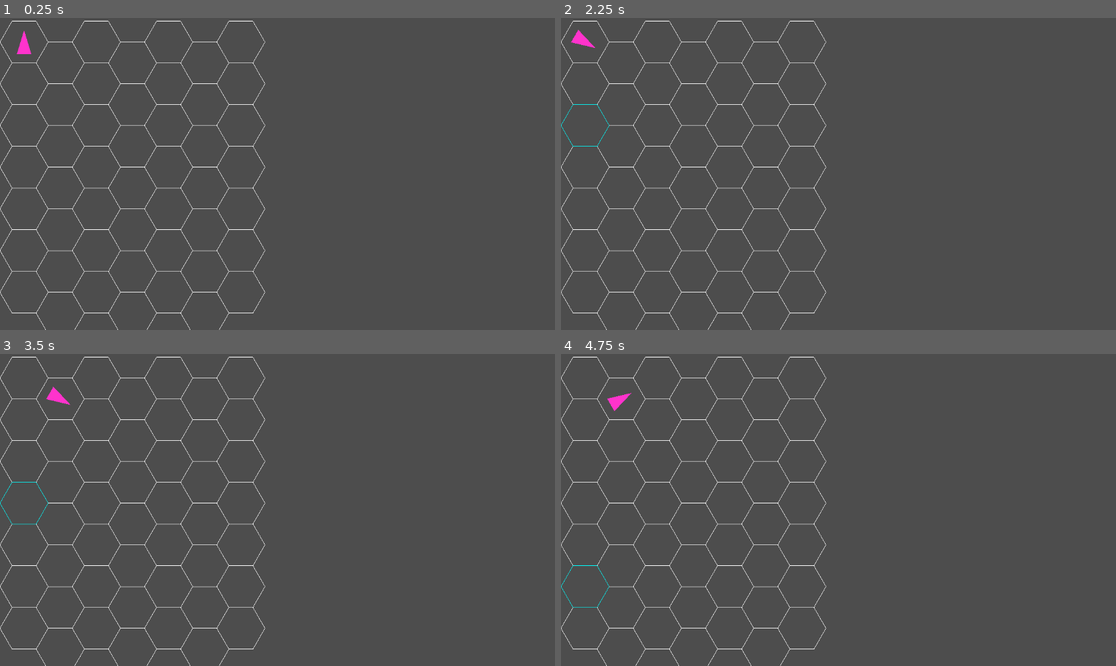
Above: before the commit, frames 1-4 (two rows, left to right).
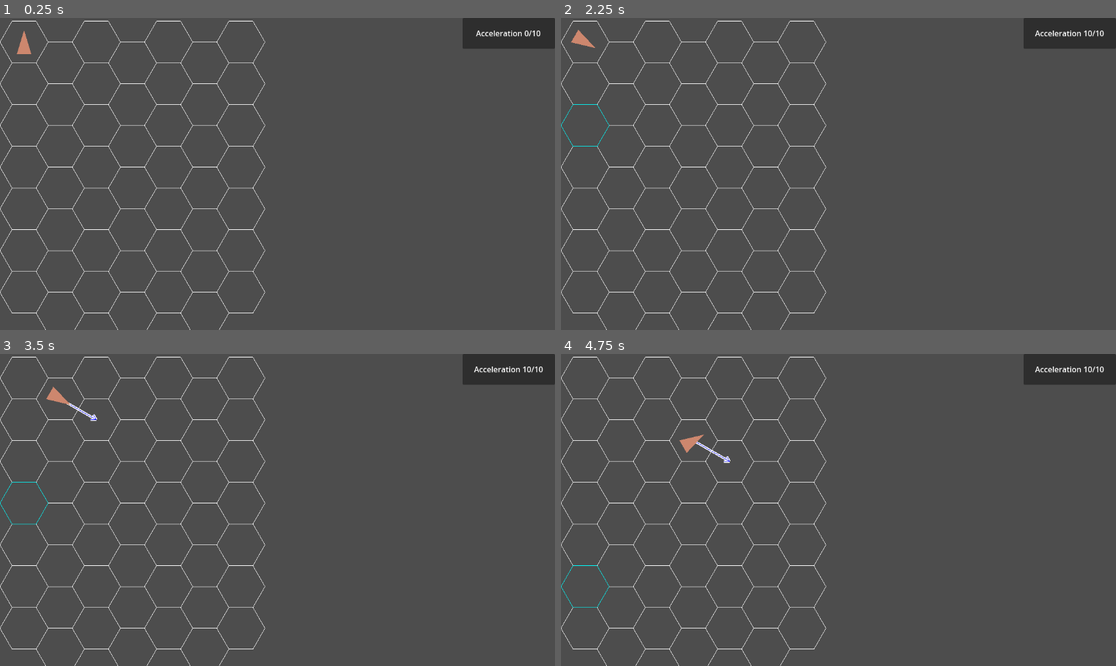
Above: after the commit, the same moments.

Repository: Idandot/Space-Arena
Game: Godot game, scene res://Scenes/Arena.tscn
The game is run twice, just before and just after one commit, with the same random seed, the same clock (stepped at 60 frames per second) and the same inputs.
Inputs (mouse positions are in pixels of both pictures, inside the frame that each line leads up to):
- Up to frame 1 (0.25 s): no input
- Up to frame 2 (2.25 s): tap Enter (end_movement) at 0.5, 1.35 s; move the mouse to (583, 42) at 0.52 s; hold Right (turn_right) 0.53-1.28 s; hold Enter (end_movement) 0.53-1.28 s; click (583, 42) at 0.67 s; tap Backspace (Reset) at 1.25, 2 s; move the mouse to (583, 83) at 1.27 s; hold Down (brake) 1.28-2.03 s; click (583, 83) at 1.42 s; move the mouse to (583, 124) at 2.02 s; hold Right (turn_right) from 2.03 s (still down); hold Enter (end_movement) from 2.03 s (still down); click (583, 124) at 2.17 s
- Up to frame 3 (3.5 s): tap Backspace (Reset) at 2.75 s; move the mouse to (22, 503) at 2.77 s; release Right (turn_right) at 2.78 s; release Enter (end_movement) at 2.78 s; hold Up (accelerate) from 2.78 s (still down); tap Enter (end_movement) at 2.85 s; click (22, 503) at 2.92 s
- Up to frame 4 (4.75 s): tap Backspace (Reset) at 3.5, 4.15, 4.25 s; move the mouse to (583, 544) at 3.52 s; release Up (accelerate) at 3.53 s; hold Enter (end_movement) 3.53-4.28 s; hold Left (turn_left) from 3.53 s (still down); click (583, 544) at 3.67 s; move the mouse to (583, 588) at 4.27 s; tap Enter (end_movement) at 4.35 s; click (583, 588) at 4.42 s

The runs differ from the first frame. In frame 1, 1.7% of the frame differs, in the area x 3-100%, y 0-12%; in frame 2, 1.7%; in frame 3, 1.7%; in frame 4, 1.9%, in the area x 8-100%, y 0-35%.

Commit message:
Vectors
Added direction vectors and Acceleration points label
Next: Scalable grid

Diff:
--- a/Scenes/Arena.tscn
+++ b/Scenes/Arena.tscn
@@ -1,10 +1,29 @@
-[gd_scene load_steps=4 format=3 uid="uid://bvh1uo520kqmq"]
+[gd_scene load_steps=5 format=3 uid="uid://bvh1uo520kqmq"]
 
 [ext_resource type="Script" path="res://Scripts/HexGrid.gd" id="1_mhtuk"]
 [ext_resource type="PackedScene" uid="uid://bx6jcpmfamp4b" path="res://Scenes/Hex.tscn" id="2_004cx"]
 [ext_resource type="PackedScene" uid="uid://2lfjmpjxtq52" path="res://Scenes/Ship.tscn" id="3_jkae1"]
+[ext_resource type="Script" path="res://Scripts/Vectors.gd" id="4_ogwqa"]
 
-[node name="Node2D" type="Node2D"]
+[node name="HexGrid" type="Node2D" node_paths=PackedStringArray("AccelerationText")]
 script = ExtResource("1_mhtuk")
 Hex = ExtResource("2_004cx")
 Ship = ExtResource("3_jkae1")
+AccelerationText = NodePath("Panel/Label")
+
+[node name="Vectors" type="Node2D" parent="."]
+script = ExtResource("4_ogwqa")
+
+[node name="Panel" type="Panel" parent="."]
+offset_left = 960.0
+offset_right = 1152.0
+offset_bottom = 64.0
+
+[node name="Label" type="Label" parent="Panel"]
+offset_right = 192.0
+offset_bottom = 64.0
+text = "Acceleration 0/10"
+horizontal_alignment = 1
+vertical_alignment = 1
+
+[connection signal="child_entered_tree" from="." to="Vectors" method="_on_hex_grid_child_entered_tree"]
--- a/Scenes/Ship.tscn
+++ b/Scenes/Ship.tscn
@@ -2,8 +2,9 @@
 
 [ext_resource type="Script" path="res://Scripts/Ship.gd" id="1_cdi5h"]
 
-[node name="Node2D" type="Node2D"]
+[node name="Ship" type="Node2D"]
 script = ExtResource("1_cdi5h")
+shipColor = Color(0.803922, 0.533333, 0.435294, 1)
 
 [node name="Area2D" type="Area2D" parent="."]
 
--- a/Scripts/Hex.gd
+++ b/Scripts/Hex.gd
@@ -12,7 +12,6 @@
 		var angle = deg_to_rad(60*i)
 		points.append(Vector2(cos(angle), sin(angle))*hexSideSize)
 	colPoly.polygon = points
-#	poly.polygon = points
 	self.position = pos
 	queue_redraw()
 
--- a/Scripts/HexGrid.gd
+++ b/Scripts/HexGrid.gd
@@ -3,7 +3,6 @@
 # W - world coordisnates
 # O - offset coordinates
 # A - axial coordinates
-# C - cubic coordinates
 
 @export var hexSideSizeW = 50
 @export var gridOffsetWX = 50
@@ -13,12 +12,17 @@
 @export var hexColor = Color(1,0.5,1)
 @export var Hex: PackedScene
 @export var Ship: PackedScene
+@export var AccelerationText: Control
+
 var currentHex
 var grid = []
 var newShip: Node2D
 
+#UTILITY METHODS
 
-func offset_to_world(ox: int, oy: int):
+func offset_to_world(offsetV: Vector2i) -> Vector2:
+	var ox = offsetV.x
+	var oy = offsetV.y
 	var x = gridOffsetWX + hexSideSizeW * 1.5 * ox
 	var y = gridOffsetWY + hexSideSizeW * sqrt(3) * oy
 
@@ -26,25 +30,36 @@
 		y += hexSideSizeW * sqrt(3) / 2
 	return Vector2(x, y)
 
-func world_to_axial(x, y):
+func world_to_axial(worldV: Vector2) -> Vector2i:
+	var x = worldV.x
+	var y = worldV.y
 	var q = round((x - gridOffsetWX) / 1.5 / hexSideSizeW)
 	var r = round((y - gridOffsetWY) / sqrt(3) / hexSideSizeW) + floor((q+1) / 2)
 	return Vector2i(q, r)
 
-func offset_to_axial(ox: int, oy: int) -> Vector2i:
+func offset_to_axial(offsetV: Vector2i) -> Vector2i:
+	var ox = offsetV.x
+	var oy = offsetV.y
 	var q = ox
 	var r = oy + floor((ox + 1) / 2.0)
 	print(Vector2i(q, r))
 	return Vector2i(q, r)
 
-func axial_to_offset(q: int, r: int):
+func axial_to_offset(axialV: Vector2i) -> Vector2i:
+	var q = axialV.x
+	var r = axialV.y
 	var ox = q
 	var oy = r - int(floor((ox + 1)/2.0))
 	return Vector2i(ox, oy)
 
-func axial_to_world(q: int, r: int):
-	var x = gridOffsetWX + hexSideSizeW * 1.5 * q
-	var y = gridOffsetWY + hexSideSizeW * sqrt(3) * (r - q/2.0)
+func axial_to_world(axialV: Vector2i, relative: bool) -> Vector2:
+	var q = axialV.x
+	var r = axialV.y
+	var x =  hexSideSizeW * 1.5 * q
+	var y = hexSideSizeW * sqrt(3) * (r - q/2.0)
+	if !relative:
+		x += gridOffsetWX
+		y += gridOffsetWY
 	return Vector2(x, y)
 
 func get_hex_corner(center: Vector2, i: int):
@@ -53,20 +68,20 @@
 	var y = center.y + hexSideSizeW * sin(angle)
 	return Vector2(x, y)
 
+#GAMEPLAY METHODS
+
 func _ready():
 	for ox in range(gridSizeOX):
 		for oy in range(gridSizeOY):
 			var newHex = Hex.instantiate()
 			add_child(newHex)
-			newHex.setup(hexSideSizeW, offset_to_world(ox, oy))
+			newHex.setup(hexSideSizeW, offset_to_world(Vector2i(ox, oy)))
 			newHex.connect("clicked", on_hex_clicked)
 			grid.append(newHex)
-	print(grid)
 	newShip = Ship.instantiate()
 	add_child(newShip)
-	newShip.setup()
-	newShip.position = axial_to_world(0,0)
-	newShip.connect("end_movement", Callable(self, "update_ship_position"))
+	newShip.position = axial_to_world(Vector2i.ZERO, false)
+	print(AccelerationText.text)
 
 func on_hex_clicked(hex):
 	for h in grid:
@@ -75,43 +90,3 @@
 	hex.change_color(Color(0,1,1))
 	hex.z_index = 5
 	currentHex = hex
-
-func update_ship_position(ship):
-	var new_vel_ax = ship.NewVelocity
-	var new_pos_ax = ship.Position
-	var path = decompose_vector(new_pos_ax, new_pos_ax + new_vel_ax)
-	for step in path:
-		var next_pos_ax = new_pos_ax + step
-		var next_pos_of = axial_to_offset(next_pos_ax.x, next_pos_ax.y)
-		if next_pos_of.x != clamp(next_pos_of.x, 0, gridSizeOX - 1) \
-		or next_pos_of.y != clamp(next_pos_of.y, 0, gridSizeOY - 1):
-			print("pushed in the wall")
-			break
-		else:
-			new_pos_ax = next_pos_ax
-	ship.Position = new_pos_ax
-	var world_pos = axial_to_world(new_pos_ax.x, new_pos_ax.y)
-	ship.position = world_pos
-
-func decompose_vector(start_pos: Vector2i, end_pos: Vector2i) -> Array:
-	var change_pos = end_pos - start_pos
-	print(change_pos)
-	var path = []
-	while change_pos != Vector2i.ZERO:
-		var h = change_pos.x
-		var k = change_pos.y
-		var l = h+k
-		if abs(h) >= abs(k) and abs(h) >= abs(l):
-			var step = Vector2i(sign(h), 0)
-			change_pos -= step
-			path.append(step)
-		elif abs(k) >= abs(l) and abs(k) >= abs(h):
-			var step = Vector2i(0, sign(k))
-			change_pos -= step
-			path.append(Vector2i(step))
-		else:
-			var step = Vector2i(sign(l), sign(l))
-			change_pos -= step
-			path.append(step)
-	print(path)
-	return path
--- a/Scripts/Ship.gd
+++ b/Scripts/Ship.gd
@@ -9,6 +9,7 @@
 var Position = Vector2i(0,0)
 var PreviousVelocity = Vector2i(0,0)
 var NewVelocity = Vector2i(0,0)
+var ResultVelocity = Vector2i(0,0)
 var Facing = Vector2i(0,1)
 var points = []
 var AXIAL_DIR = [
@@ -21,37 +22,36 @@
 ]
 var dir = 0
 var InitialDir = 0
+var acceleration_label: Label
 
 @onready var colPoly = $Area2D/CollisionPolygon2D
 @onready var poly = $Area2D/Polygon2D
+@onready var HexGrid = get_parent()
 
-signal end_movement(ship)
+signal action()
 
-func setup():
-	points = [Vector2(-shipWidth/2, shipLength/2), Vector2(shipWidth/2, shipLength/2), Vector2(0, -shipLength/2)]
+func _ready():
+	acceleration_label = HexGrid.AccelerationText
+	points = [Vector2(-shipWidth/2.0, shipLength/2.0), Vector2(shipWidth/2.0, shipLength/2.0), Vector2(0, -shipLength/2.0)]
 	colPoly.polygon = points
 	poly.polygon = points
 	poly.color = shipColor
 
 func turn_right():
-	if Acceleration > 0:
-		Acceleration -= 1
+	if update_acceleration(-1):
 		dir = (dir+1)%6
 		self.rotation = dir*deg_to_rad(60)
 		Facing = AXIAL_DIR[dir]
 		print("Facing: ", Facing)
-		print("Acceleration left: ", Acceleration, "/", MaxAcceleration)
 	else:
 		print("Insufficient Acceleration Capacity")
 
 func turn_left():
-	if Acceleration > 0:
-		Acceleration -= 1
+	if update_acceleration(-1):
 		dir = (dir-1)%6
 		self.rotation = dir*deg_to_rad(60)
 		Facing = AXIAL_DIR[dir]
 		print("Facing: ", Facing)
-		print("Acceleration left: ", Acceleration, "/", MaxAcceleration)
 	else:
 		print("Insufficient Acceleration Capacity")
 
@@ -61,24 +61,21 @@
 	print("Facing: ", Facing)
 
 func accelerate():
-	if Acceleration > 0:
-		Acceleration -= 1
+	if update_acceleration(-1):
 		NewVelocity += Facing
 		print("Velocity: ", NewVelocity)
-		print("Acceleration left: ", Acceleration, "/", MaxAcceleration)
 	else:
 		print("Insufficient Acceleration Capacity")
 
 func brake():
-	if Acceleration > 1:
-		Acceleration -= 2
+	if update_acceleration(-2):
 		NewVelocity -= Facing
 		print("Velocity: ", NewVelocity)
-		print("Acceleration left: ", Acceleration, "/", MaxAcceleration)
 	else:
 		print("Insufficient Acceleration Capacity")
 
 func _unhandled_key_input(event):
+	emit_signal("action")
 	if event.is_action_pressed("turn_left"):
 		turn_left()
 	elif event.is_action_pressed("turn_right"):
@@ -88,15 +85,69 @@
 	elif event.is_action_pressed("brake"):
 		brake()
 	elif event.is_action_pressed("end_movement"):
-		emit_signal("end_movement", self)
-		PreviousVelocity = NewVelocity
+		ResultVelocity = PreviousVelocity + NewVelocity
+		PreviousVelocity = ResultVelocity
+		update_ship_position()
 		NewVelocity = Vector2i.ZERO
-		Acceleration = MaxAcceleration
+		ResultVelocity = Vector2i.ZERO
+		update_acceleration(MaxAcceleration)
 		InitialDir = dir
 		print("Turn End")
 	elif event.is_action_pressed("Reset"):
 		NewVelocity = Vector2i.ZERO
-		Acceleration = MaxAcceleration
+		update_acceleration(MaxAcceleration)
 		dir = InitialDir
 		update_rotation()
 		print("Turn Reset")
+
+func update_ship_position():
+	var res_vel_ax = ResultVelocity
+	var new_pos_ax = Position
+	var path = decompose_vector(new_pos_ax, new_pos_ax + res_vel_ax)
+	for step in path:
+		var next_pos_ax = new_pos_ax + step
+		var next_pos_of = HexGrid.axial_to_offset(next_pos_ax)
+		if next_pos_of.x != clamp(next_pos_of.x, 0, HexGrid.gridSizeOX - 1) \
+		or next_pos_of.y != clamp(next_pos_of.y, 0, HexGrid.gridSizeOY - 1):
+			print("pushed in the wall")
+			PreviousVelocity = Vector2i.ZERO
+			break
+		else:
+			new_pos_ax = next_pos_ax
+	Position = new_pos_ax
+	var world_pos = HexGrid.axial_to_world(new_pos_ax, false)
+	self.position = world_pos
+
+func decompose_vector(start_pos: Vector2i, end_pos: Vector2i) -> Array:
+	var change_pos = end_pos - start_pos
+	print(change_pos)
+	var path = []
+	while change_pos != Vector2i.ZERO:
+		var h = change_pos.x
+		var k = change_pos.y
+		var l = h+k
+		if abs(h) >= abs(k) and abs(h) >= abs(l):
+			var step = Vector2i(sign(h), 0)
+			change_pos -= step
+			path.append(step)
+		elif abs(k) >= abs(l) and abs(k) >= abs(h):
+			var step = Vector2i(0, sign(k))
+			change_pos -= step
+			path.append(Vector2i(step))
+		else:
+			var step = Vector2i(sign(l), sign(l))
+			change_pos -= step
+			path.append(step)
+	print(path)
+	return path
+
+func update_acceleration(amount: int) -> bool:
+	Acceleration += amount
+	var is_valid = true
+	if Acceleration > MaxAcceleration:
+		Acceleration = MaxAcceleration
+	elif Acceleration < 0:
+		Acceleration -= amount
+		is_valid = false
+	acceleration_label.text = "Acceleration " + str(Acceleration) + "/" + str(MaxAcceleration)
+	return is_valid
--- /dev/null
+++ b/Scripts/Vectors.gd
@@ -0,0 +1,42 @@
+extends Node2D
+
+var ship
+
+@onready var HexGrid = get_parent()
+
+func _ready():
+
+	pass # Replace with function body.
+
+func _on_hex_grid_child_entered_tree(node):
+	if node.name == "Ship":
+		ship = node
+		ship.connect("action", action_pressed)
+
+func action_pressed():
+	queue_redraw()
+
+func _draw():
+	draw_set_transform(Vector2.ZERO, 0.0, Vector2.ONE)
+	var PositionW = ship.position
+	#Это конечные координаты векторов
+	var NewPosVelW = HexGrid.axial_to_world(ship.NewVelocity + ship.Position, false)
+	var PrevPosVelW = HexGrid.axial_to_world(ship.PreviousVelocity + ship.Position, false)
+	var ResPosVelW = HexGrid.axial_to_world(ship.PreviousVelocity + ship.NewVelocity + ship.Position, false)
+	print(ship.NewVelocity, ship.PreviousVelocity, ship.ResultVelocity)
+	print(NewPosVelW, PrevPosVelW, ResPosVelW)
+	draw_arrow(PositionW, ResPosVelW, Color(1,1,1), 5)
+	draw_arrow(PositionW, NewPosVelW, Color(0,1,0))
+	draw_arrow(PositionW, PrevPosVelW, Color(0,0,1))
+	pass
+
+func draw_arrow(from: Vector2, to: Vector2, col:= Color(1,1,1), w:=-1):
+	draw_line(from, to, col, w)
+	var direction = (to - from)
+	if direction.length() == 0:
+		return
+	var normalized_direction = direction.normalized()
+	var left = normalized_direction.rotated(deg_to_rad(150)) * min(12, direction.length()*0.2)
+	var right = normalized_direction.rotated(deg_to_rad(-150)) * min(12, direction.length()*0.2)
+	draw_line(to, to + left, col, w)
+	draw_line(to, to + right, col, w)
